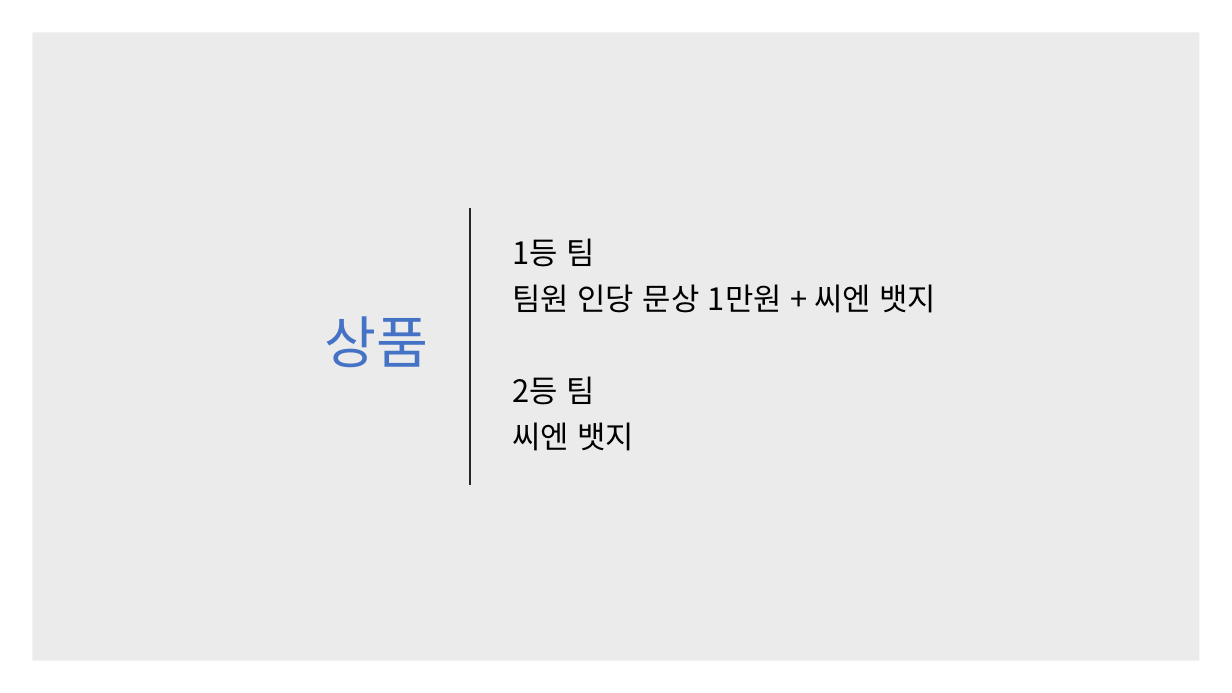
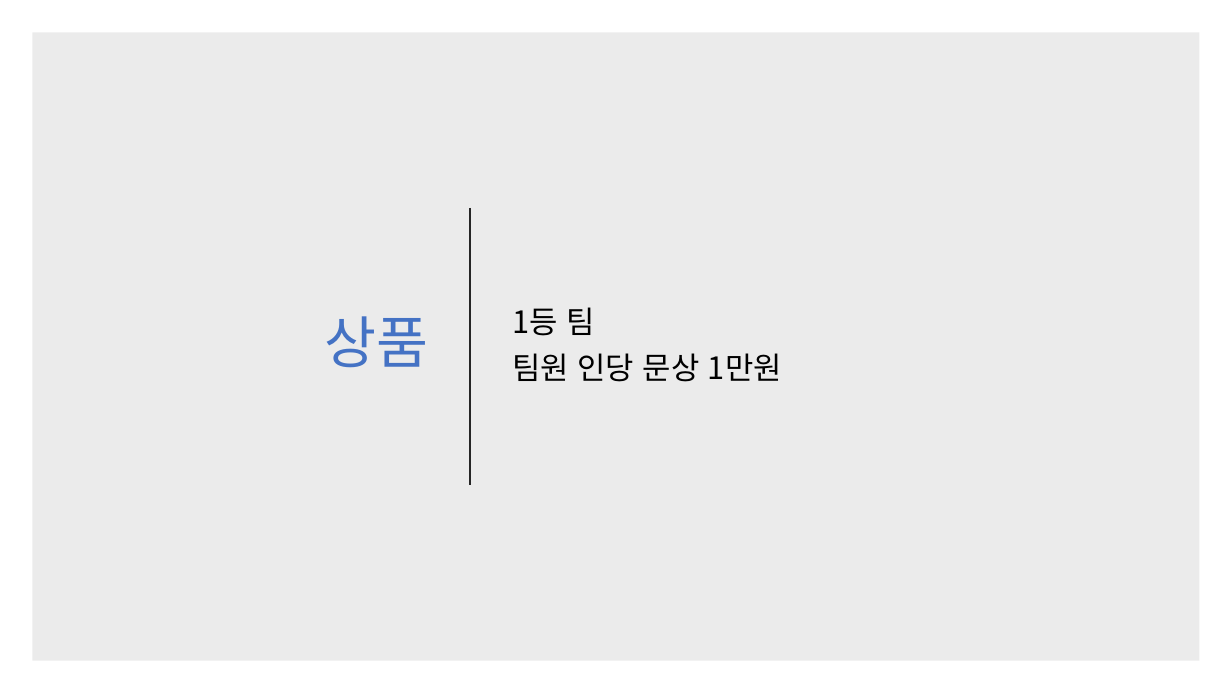
Before and after one commit to kjh99660/Study_powerpoint, a slide deck: slide 13 of 튜토리얼_프로젝트_최종발표.pptx (slide 14 before the commit). Drawn at 1232x693 pixels with LibreOffice and Linux fonts; fonts in the diff are those of the drawing. Boxes give left, top, right and bottom in pixels: in the first picture for what was removed or moved away, otherwise in the second. Text is boxed around its words. In the diff, an @@ line names an element or a change of style, - is before the commit and + after.

```diff
--- a/튜토리얼_프로젝트_최종발표.pptx
+++ b/튜토리얼_프로젝트_최종발표.pptx
@@ text at (512, 353, 782, 382): text changed @@
-팀원 인당 문상 1만원 + 씨엔 뱃지
-2등 팀
-씨엔 뱃지
+팀원 인당 문상 1만원
```
Also in this commit, not shown: 2 other slides changed, 1 slide removed, 3 other files.
